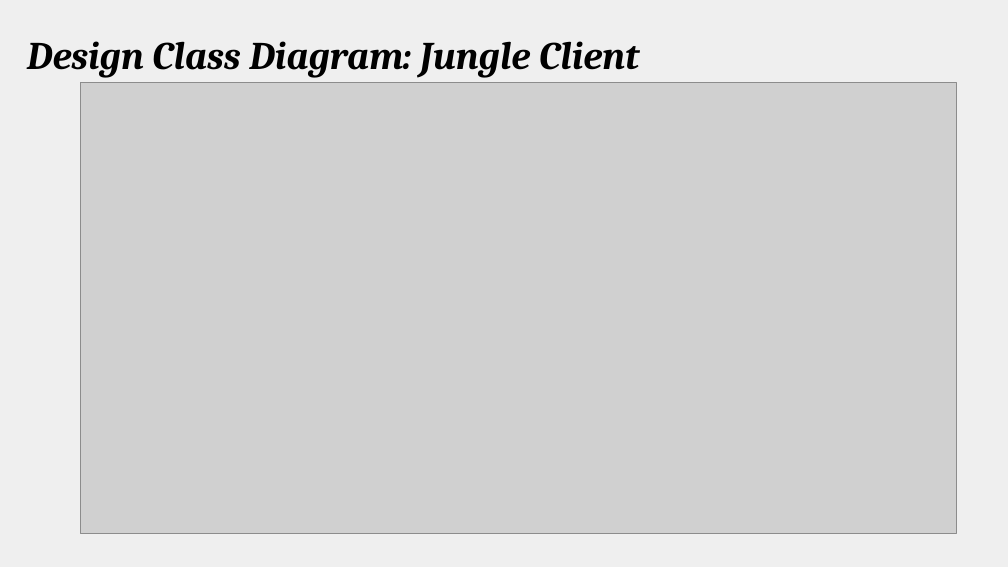
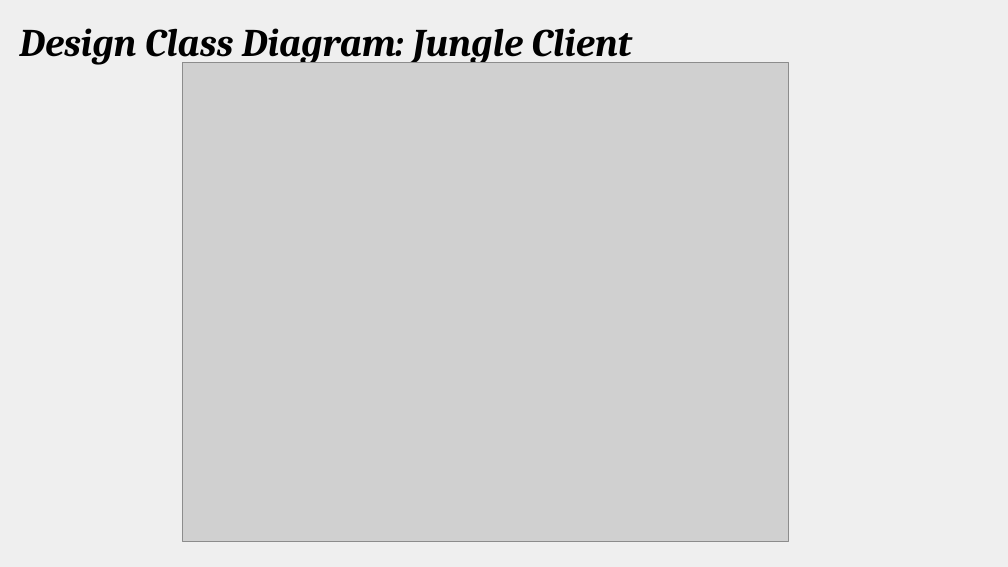
Before and after one commit to amgunden/cs414-f17-301-chessire-coders, a slide deck: slide 4 of documentation/P4 Presentation.pptx. Drawn at 1008x567 pixels with LibreOffice and Linux fonts; fonts in the diff are those of the drawing; grey boxes stand for pictures. Boxes give left, top, right and bottom in pixels: in the first picture for what was removed or moved away, otherwise in the second. Text is boxed around its words. In the diff, an @@ line names an element or a change of style, - is before the commit and + after.

Commit message:
Updating documents with new case diagrams

```diff
--- a/documentation/P4 Presentation.pptx
+++ b/documentation/P4 Presentation.pptx
@@ title "Design Class Diagram: Jungle Client": place and size @@
-title "Design Class Diagram: Jungle Client" at [27,41,639,78]
+title "Design Class Diagram: Jungle Client" at [19,28,632,65]
@@ picture: place and size @@
-picture at [81,83,957,533]
+picture at [182,62,788,541]
```
Also in this commit, not shown: 1 other slide changed, 2 other files.
